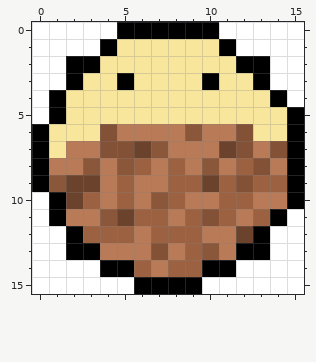
Pixel-art sprite, stored at src/main/images/employee_up.png. Above is the file before it was changed.
The file is 16x16 pixels.
The result:
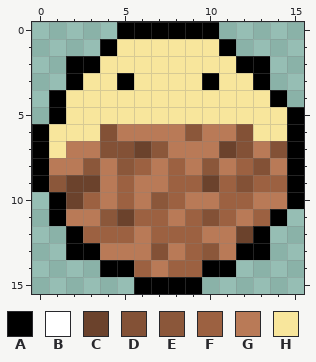
Palette (. is transparent): A #000000  B #ffffff  C #6b422c  D #835136  E #8b573a  F #9c6141  G #b97a57  H #f8e69c
What changed:
The author cleared colour B in row 0 at x 0 to 4 and 11 to 15; in row 1 at x 0 to 3 and 12 to 15; in rows 2 to 3 at x 0 to 1 and 14 to 15; in row 4 at x 0 and 15; in row 5 at x 0; in row 10 at x 0.
The author cleared colour B in row 11 at x 0 and 15; in rows 12 to 13 at x 0 to 1 and 14 to 15; in row 14 at x 0 to 3 and 12 to 15; in row 15 at x 0 to 5 and 10 to 15.
Pixel boxes of the changes (left, top, right, bottom) in both pictures:
erased: (32, 22, 117, 124)
erased: (219, 22, 304, 107)
erased: (32, 192, 134, 294)
erased: (202, 209, 304, 294)
